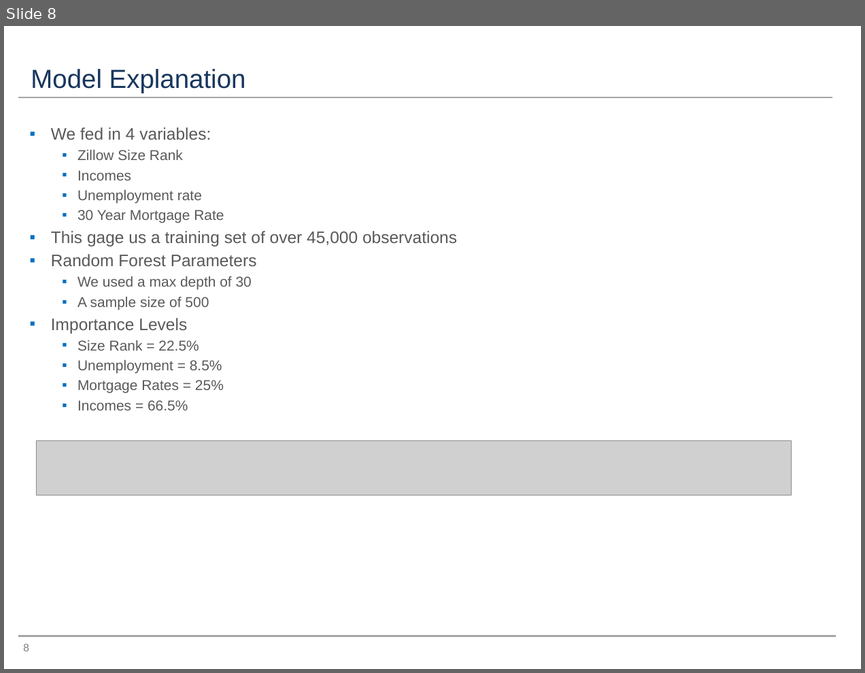
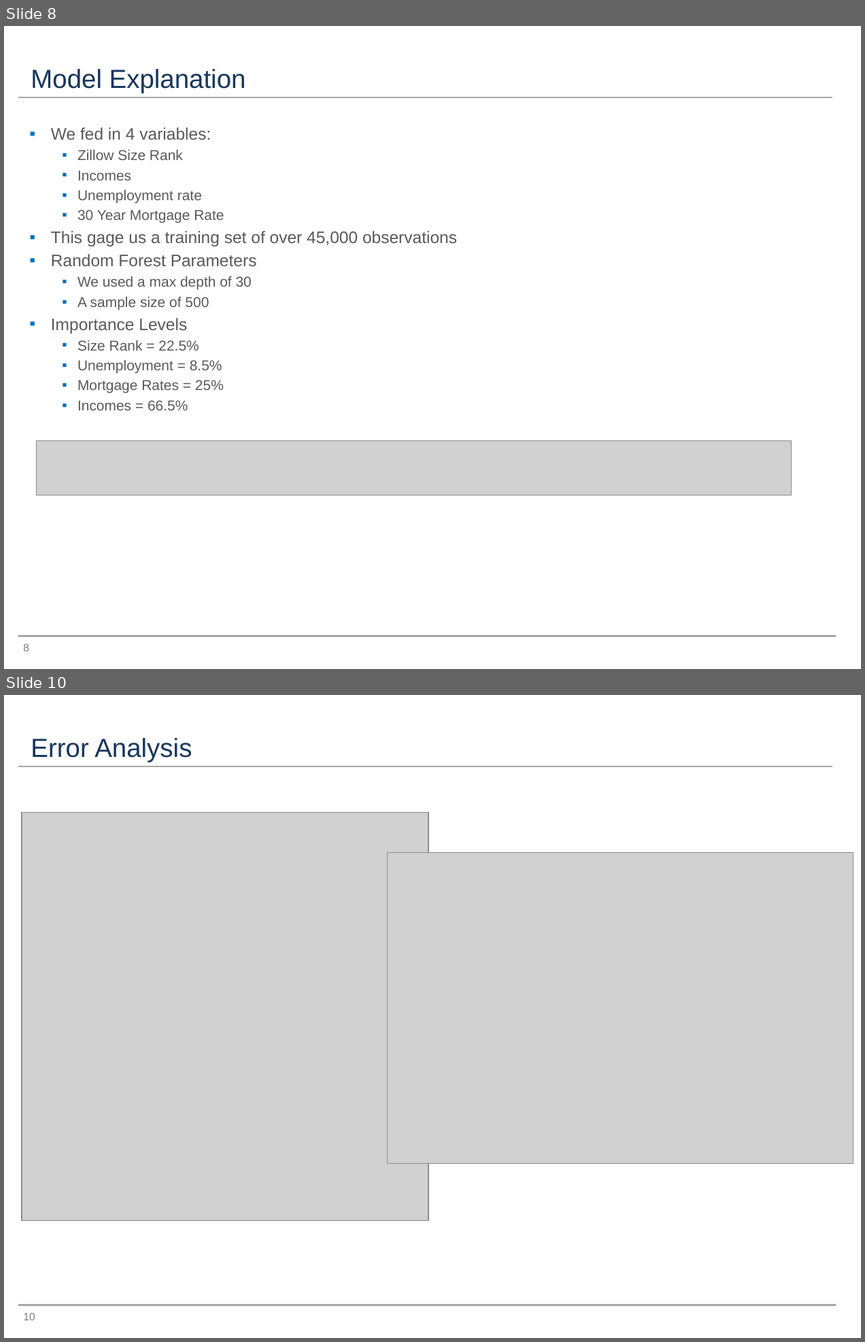
Before and after one commit to francoe/project_3, a slide deck: project_3_presentation.pptx. Shown one above the other, each under a label of ours: slide 8 before the commit, slides 8 and 10 after it; the slides between them are not shown. The pictures are 865x673 and 865x1342 pixels, drawn with LibreOffice and Linux fonts; fonts in the diff are those of the drawing; grey boxes stand for pictures. Boxes give left, top, right and bottom in pixels: in the first picture for what was removed or moved away, otherwise in the second. Text is boxed around its words. In the diff, an @@ line names an element or a change of style, - is before the commit and + after.

```diff
--- a/project_3_presentation.pptx
+++ b/project_3_presentation.pptx
@@ slide 10 added at [4, 695, 861, 1338], background #FFFFFF; not listed: 2 template elements that a slide beside it also shows @@
@@ title added at [31, 738, 192, 762], 22 pt, text #17365D @@
+Error Analysis
@@ picture added at [22, 813, 429, 1220] @@
@@ picture added at [387, 853, 853, 1163] @@
@@ page number added at [23, 1312, 35, 1320], 9 pt, text #808080 @@
+10
```
Also in this commit, not shown: 1 slide changed, 3 other slides added.
